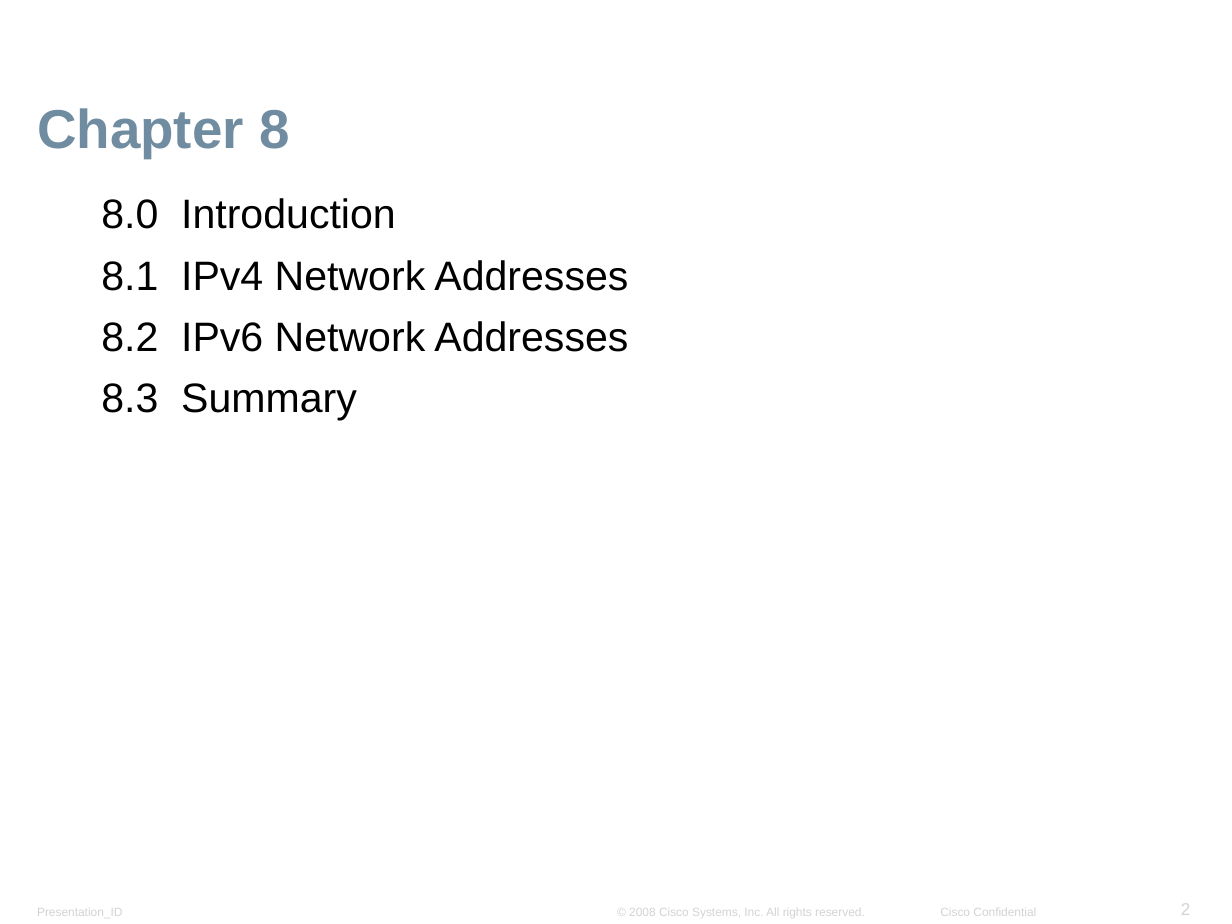
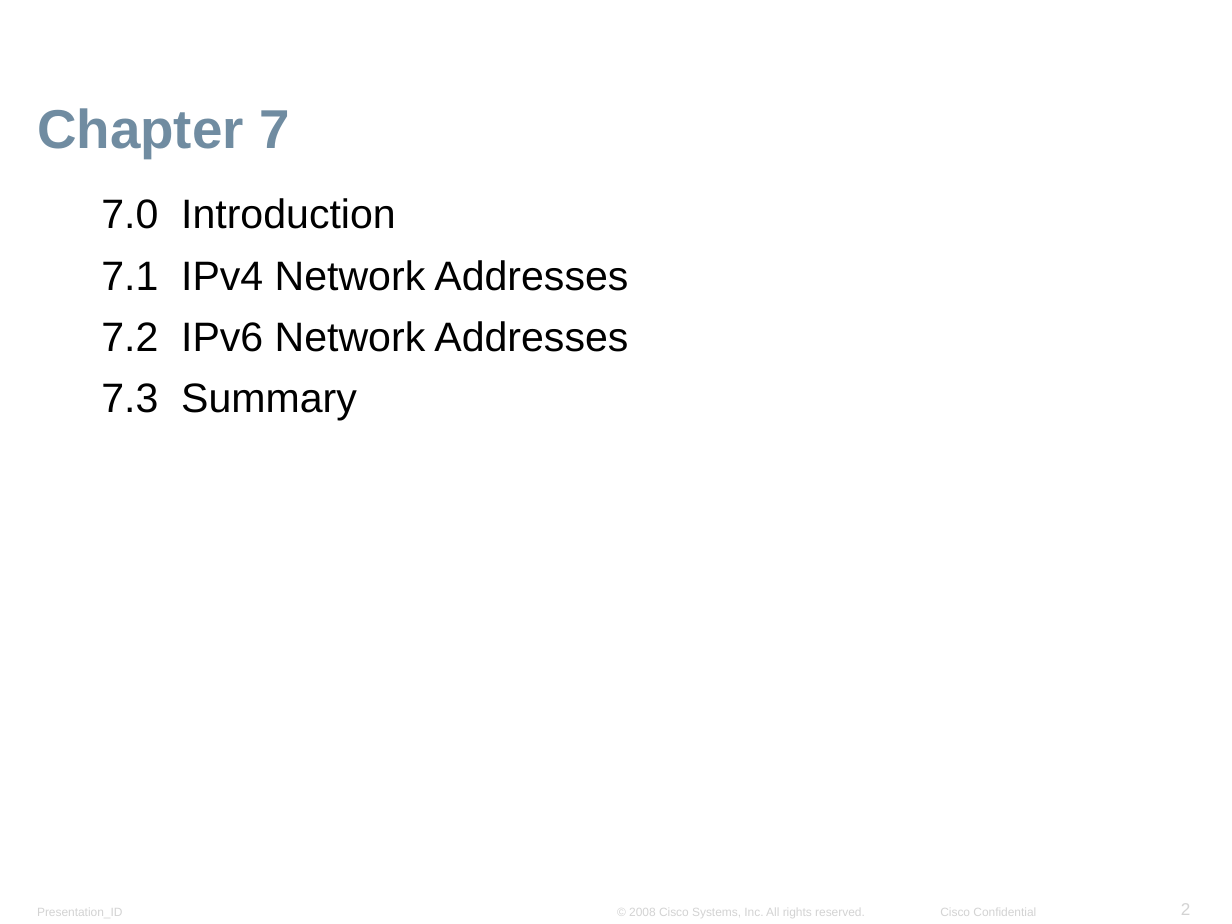
Before and after one commit to marcustut/CS-Learning, a slide deck: slide 2 of SoftwareEngineering_TARUC/Y1S3/BAIT1013 Intro To Computer Network/Lecture/Chapter 7 IP Addressing.pptx. Drawn at 1232x924 pixels with LibreOffice and Linux fonts; fonts in the diff are those of the drawing; background and template pictures are left out. Boxes give left, top, right and bottom in pixels: in the first picture for what was removed or moved away, otherwise in the second. Text is boxed around its words. In the diff, an @@ line names an element or a change of style, - is before the commit and + after.

```diff
--- a/SoftwareEngineering_TARUC/Y1S3/BAIT1013 Intro To Computer Network/Lecture/Chapter 7 IP Addressing.pptx
+++ b/SoftwareEngineering_TARUC/Y1S3/BAIT1013 Intro To Computer Network/Lecture/Chapter 7 IP Addressing.pptx
@@ title at bbox=[37, 108, 289, 158]: text changed @@
-Chapter 8
+Chapter 7
@@ text at bbox=[101, 198, 628, 420]: text changed @@
-  8.0 Introduction
-  8.1 IPv4 Network Addresses
-  8.2 IPv6 Network Addresses
-  8.3 Summary
+  7.0 Introduction
+  7.1 IPv4 Network Addresses
+  7.2 IPv6 Network Addresses
+  7.3 Summary
```
Also in this commit, not shown: 2 other slides changed, 12 other files.
